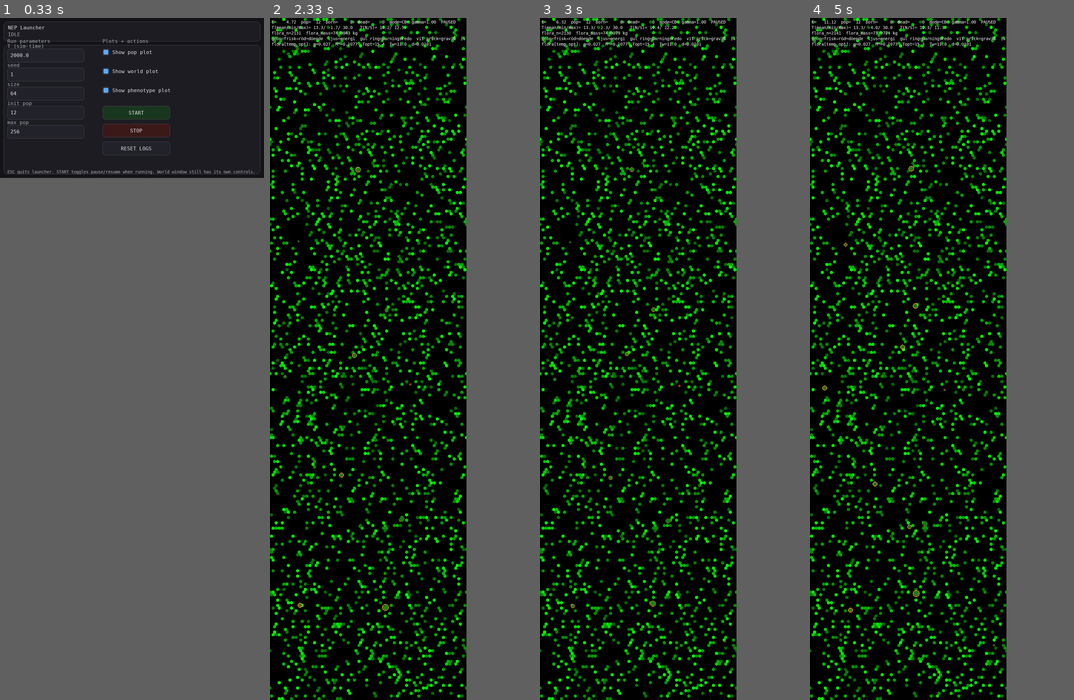
Above: before the commit, frames 1-4 (left to right).
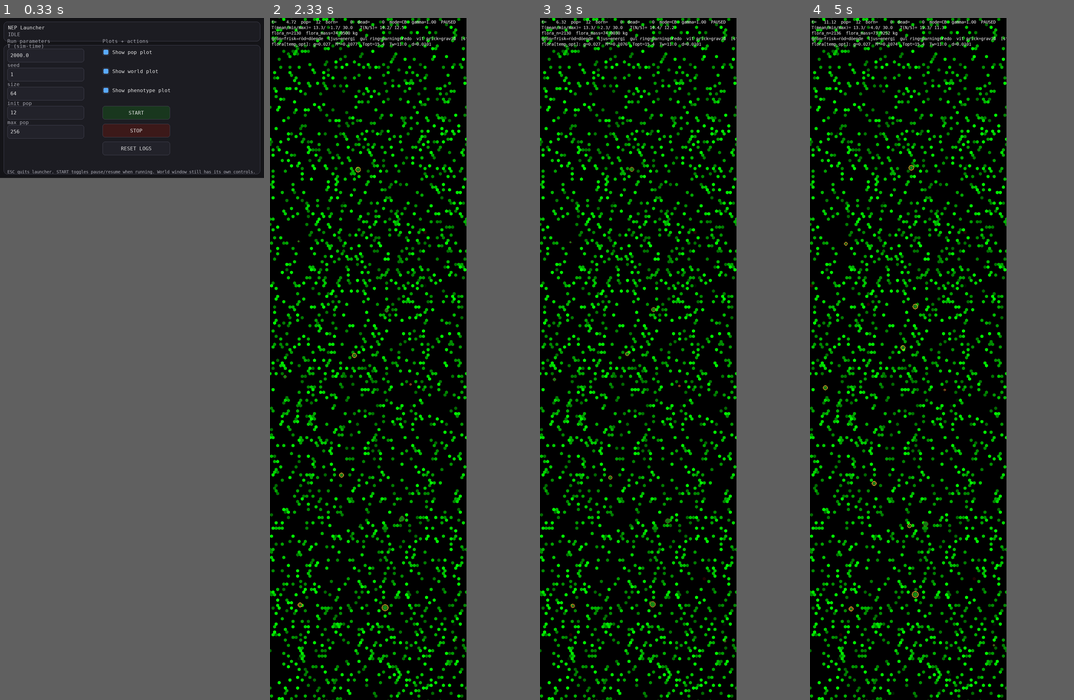
Above: after the commit, the same moments.

Repository: JoakimStorck/nep-process
Game: pygame game, started from nep_gui_launcher.py
The game is run twice, just before and just after one commit, with the same random seed, the same clock (stepped at 60 frames per second) and the same inputs.
Inputs:
- Up to frame 1 (0.33 s): no input
- Up to frame 2 (2.33 s): click "START" at 0.38 s; tap Space at 0.67 s; tap 1 at 1 s
- Up to frame 3 (3 s): no input
- Up to frame 4 (5 s): no input

Frame 1 is identical in both runs. In frame 2, less than 0.1% of the frame differs, in the area x 10-63%, y 1-95%; in frame 3, 0.1%; in frame 4, 0.3%, in the area x 0-74%, y 1-97%.

Commit message:
Commit: Värdestyrt födoval
_perform_feeding anropade consume_food med prefer_detritus=True, hårdkodat.
Uppmätt gick 98,1 % av intaget till detritus vid strukturandel 0,958, som
assimileras till 1,2 %, medan levande flora gav 17,2 %. Total assimilation
1,5 % — mindre än en tredjedel av basalbehovet. Djuren svalt bredvid maten
och dog vid D_max av kontinuerlig katabolism.

Flaggan var rimlig när detritus betydde kadaver. Sedan floran fick
mortalitet och exkretionen koncentrerar strukturmaterial består poolen av
osmältbar förna, och slingan förstärker sig själv: det de äter blir det de
exkreterar.

Födovalet maximerar nu värde. Värdet är assimilated_fraction(struktur,
verkningsgrad) gånger E_labile, alltså joule per ingesterat kilo för just
det djuret och det substratet. Talet fanns redan i modellen; det som
saknades var att någon läste det före valet. Bästa födan tas först, näst
bästa rörs bara med det som återstår — maximerande, inte blandande.

Preferensen lagras därmed inte. diet är bara en avvägning mellan
verkningsgrader och beteendet härleds. Den styrde tidigare verkningsgraden
men inte valet, så en herbivor med herb_eff = 1,0 åt ändå detritus där
hennes scav_eff var noll: traiten kunde straffa men aldrig löna sig.

Perceptionen får flora_cell_structure, massviktad per cell och byggd i
samma indexpass som massan. Utan den kan en konsument se att det finns föda
men inte värdera den.

Assimilation 1,5 % -> 15,8 %, överskott -1,2e-06 -> +6,8e-06 kg/s,
livslängd 38 -> 47 s. Fördelningen efter diet-kvartil, andel detritus mot
assimilation: 0,1/24,1 - 0,4/19,0 - 16,6/13,9 - 74,2/7,9 %.

Kvar: kadaver poolas med förna och strukturandelen massviktas, så
asätarnischen är inte livskraftig. Noterat i TODO som eget beslut.

Diff:
--- a/agent.py
+++ b/agent.py
@@ -2356,14 +2356,15 @@
             return 0.0, 0.0, 0.0, 0.0, 0.0, 0.0
 
         want_kg = float(self.AP.eat_rate) * dt * (0.25 + 0.75 * float(self.body.hunger()))
+        diet = float(getattr(self.pheno, "diet", 0.5))
         got_l, got_d, e_l, e_d = world.consume_food(
             self.x,
             self.y,
             amount=want_kg,
-            prefer_detritus=True,
-        )
-
-        herb_eff, scav_eff = diet_efficiency(float(getattr(self.pheno, "diet", 0.5)))
+            diet=diet,
+        )
+
+        herb_eff, scav_eff = diet_efficiency(diet)
 
         a_l = self._excrete(world, got_l, e_l, herb_eff)
         a_d = self._excrete(world, got_d, e_d, scav_eff)
--- a/organism_store.py
+++ b/organism_store.py
@@ -40,6 +40,7 @@
     "idx_cells",
     "idx_starts",
     "flora_cell_mass",
+    "flora_cell_structure",
     "_flora_cells_prev",
 })
 
@@ -113,6 +114,10 @@
     # indexering, vilket tar bort n_cells-termen ur bygget.
     idx_cells: np.ndarray = field(init=False)
     idx_starts: np.ndarray = field(init=False)
+    # Massviktad strukturandel för floran i cellen. Utan den kan en konsument
+    # se *att* det finns föda men inte värdera den, och värdet är hela
+    # skillnaden mellan seg ved och färskt blad.
+    flora_cell_structure: np.ndarray = field(init=False)
     _flora_cells_prev: np.ndarray = field(init=False)
     cell_slots: np.ndarray = field(init=False)
 
@@ -226,6 +231,7 @@
 
         self.idx_cells = np.zeros(0, dtype=np.int64)
         self.idx_starts = np.zeros(1, dtype=np.int64)
+        self.flora_cell_structure = np.zeros(n_cells, dtype=np.float32)
         self._flora_cells_prev = np.zeros(0, dtype=np.int64)
         self.cell_slots = np.zeros(cap, dtype=np.int32)
         self.flora_cell_mass = np.zeros(n_cells, dtype=np.float32)
@@ -309,11 +315,12 @@
         cap = int(self.capacity)
         n_cells = int(self.n_cells)
 
-        if int(self.flora_cell_mass.shape[0]) != n_cells:
-            raise AssertionError(
-                f"flora_cell_mass har längd {int(self.flora_cell_mass.shape[0])}, "
-                f"förväntat n_cells={n_cells}"
-            )
+        for _name in ("flora_cell_mass", "flora_cell_structure"):
+            _got = int(getattr(self, _name).shape[0])
+            if _got != n_cells:
+                raise AssertionError(
+                    f"{_name} har längd {_got}, förväntat n_cells={n_cells}"
+                )
 
         # Det glesa indexet har inte n_cells som längd — dess arrayer är lika
         # långa som antalet bebodda celler. Det som ska hålla är relationen
@@ -461,6 +468,7 @@
         # Nollställ bara det som var satt förra bygget.
         if self._flora_cells_prev.size:
             self.flora_cell_mass[self._flora_cells_prev] = np.float32(0.0)
+            self.flora_cell_structure[self._flora_cells_prev] = np.float32(0.0)
             self._flora_cells_prev = empty_i64
 
         self.idx_cells = empty_i64
@@ -513,11 +521,15 @@
         if np.any(is_flora):
             fcells = sorted_cells[is_flora]
             fmass = self.mass[sorted_slots][is_flora].astype(np.float64, copy=False)
+            fstruct = self.structure[sorted_slots][is_flora].astype(np.float64, copy=False)
             fstarts = _group_starts(fcells)
             fu = fcells[fstarts]
-            self.flora_cell_mass[fu] = np.add.reduceat(fmass, fstarts).astype(
-                np.float32, copy=False
-            )
+            msum = np.add.reduceat(fmass, fstarts)
+            ssum = np.add.reduceat(fmass * fstruct, fstarts)
+            self.flora_cell_mass[fu] = msum.astype(np.float32, copy=False)
+            self.flora_cell_structure[fu] = (
+                ssum / np.maximum(msum, 1e-30)
+            ).astype(np.float32, copy=False)
             self._flora_cells_prev = fu
 
     def slots_in_cell(self, cell: int) -> np.ndarray:
--- a/population.py
+++ b/population.py
@@ -31,6 +31,8 @@
     energy_density,
     nutrient_content,
     nutrient_content_array,
+    diet_efficiency,
+    assimilated_fraction,
     NUTRIENT_PER_KG_LABILE,
 )
 
@@ -1640,29 +1642,78 @@
 
         return out
 
-    def consume_food(self, x: float, y: float, amount: float, prefer_detritus: bool = True) -> tuple[float, float, float, float]:
-        """
-        Konsumera upp till `amount` kg totalt.
+    def consume_food(self, x: float, y: float, amount: float,
+                     diet: float = 0.5) -> tuple[float, float, float, float]:
+        """
+        Konsumera upp till `amount` kg, från det mest värdefulla först.
 
         Returnerar (kg_levande, kg_detritus, energi_levande_J, energi_detritus_J).
 
-        Uppdelningen finns kvar därför att den är verklig i *anskaffningen*:
-        levande vävnad tillhör en organism som växer tillbaka och senare kan
-        försvara sig, medan detritus är en pool som bara sönderfaller. Den finns
-        däremot inte längre i energiomvandlingen — där avgör materialets
-        strukturandel, oavsett varifrån det kom.
+        Värdet är `assimilated_fraction(struktur, verkningsgrad) × E_labile`,
+        alltså joule per ingesterat kilo — för det här djuret och det här
+        substratet. Talet finns redan i modellen; det som saknades var att
+        någon läste det innan valet gjordes.
+
+        Ordningen är maximerande, inte blandande: den bästa födan tas först,
+        och den näst bästa rörs bara med det som återstår när den första inte
+        räcker. Det är skillnaden mot en preferensvikt, som alltid äter en
+        andel av det sämre alternativet även när det bättre står bredvid.
+
+        Preferensen behöver därmed inte lagras. En asätare och en betare får
+        olika tal ur samma föda genom sina verkningsgrader, och valet följer.
+        `diet` är alltså bara en avvägning mellan verkningsgrader, inte
+        dessutom en smakriktning.
+
+        Uppdelningen levande/detritus finns kvar därför att den är verklig i
+        anskaffningen: levande vävnad tillhör en organism som växer tillbaka
+        och senare kan försvara sig, medan detritus är en pool som bara
+        sönderfaller. Den finns inte i energiomvandlingen — där avgör
+        strukturandelen, oavsett varifrån materialet kom.
         """
         amt = float(amount)
         if not math.isfinite(amt) or amt <= 0.0:
             return 0.0, 0.0, 0.0, 0.0
 
-        got_d = 0.0
-        e_d = 0.0
-        if prefer_detritus:
-            got_d, e_d = self.world._consume_from_field(self.world.detritus, x, y, amt)
-            amt = max(0.0, amt - got_d)
-
-        got_l, e_l = self._consume_flora_from_store(x, y, amt, max_radius=1)
+        cell = int(self.grid.cell_of(float(x), float(y)))
+        herb_eff, scav_eff = diet_efficiency(float(diet))
+
+        v_detritus = assimilated_fraction(
+            float(self.world.detritus_structure[cell]), scav_eff
+        )
+        v_flora = assimilated_fraction(
+            float(self.store.flora_cell_structure[cell]), herb_eff
+        )
+
+        got_l = got_d = e_l = e_d = 0.0
+
+        def take_detritus(want: float) -> float:
+            nonlocal got_d, e_d
+            if want <= 0.0:
+                return 0.0
+            g, e = self.world._consume_from_field(self.world.detritus, x, y, want)
+            got_d += g
+            e_d += e
+            return float(g)
+
+        def take_flora(want: float) -> float:
+            nonlocal got_l, e_l
+            if want <= 0.0:
+                return 0.0
+            g, e = self._consume_flora_from_store(x, y, want, max_radius=1)
+            got_l += g
+            e_l += e
+            return float(g)
+
+        first, second = (
+            (take_flora, take_detritus)
+            if v_flora >= v_detritus
+            else (take_detritus, take_flora)
+        )
+
+        left = amt - first(amt)
+        if left > 1e-15:
+            second(left)
+
         return float(got_l), float(got_d), float(e_l), float(e_d)
 
     def _rebuild_flora_summary(self) -> None:
--- a/world.py
+++ b/world.py
@@ -748,7 +748,7 @@
         return float(got), float(energy)
 
     def consume_food(self, x: float, y: float, amount: float,
-                     prefer_detritus: bool = True) -> Tuple[float, float, float, float]:
+                     diet: float = 0.5) -> Tuple[float, float, float, float]:
         """
         Reservkonsumtion i World: bara detritus. Levande föda hanteras av
         Population via consume_food_hook.
@@ -757,7 +757,7 @@
         """
         hook = getattr(self, "consume_food_hook", None)
         if hook is not None:
-            return hook(x, y, amount, prefer_detritus)
+            return hook(x, y, amount, diet)
 
         amt = float(amount)
         if not math.isfinite(amt) or amt <= 0.0:
Not shown, changed: TODO.md
